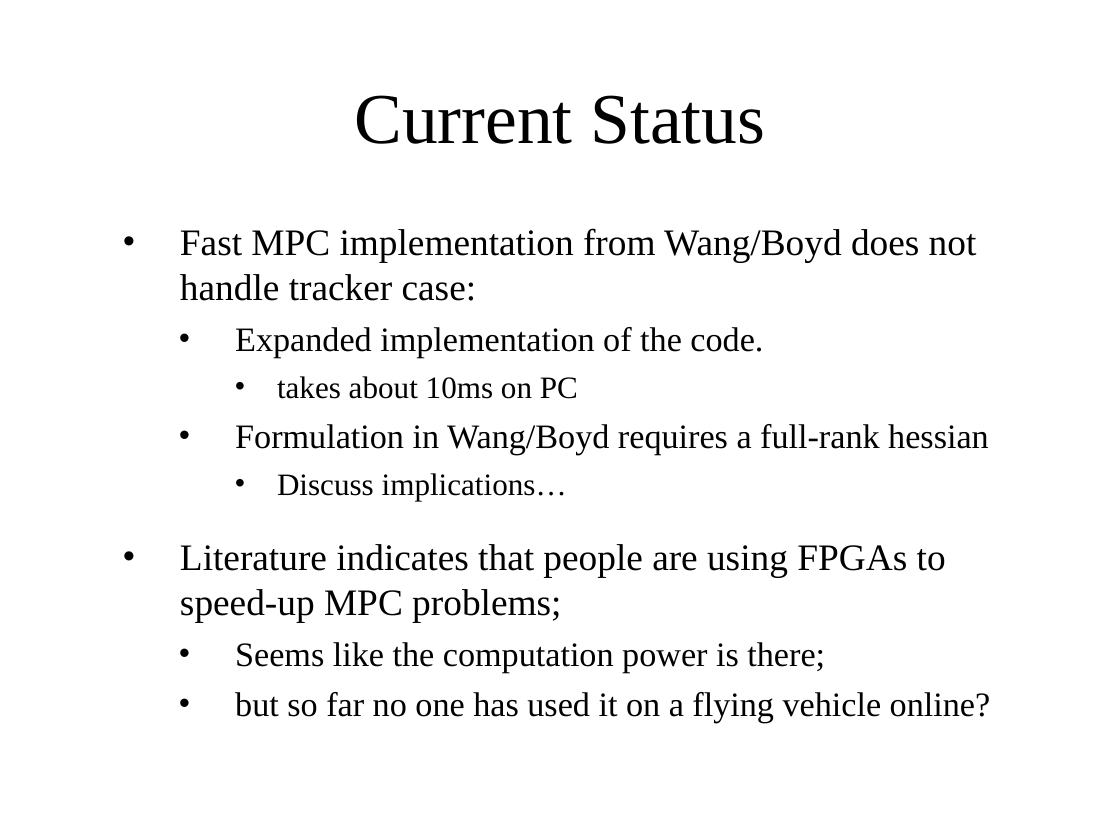
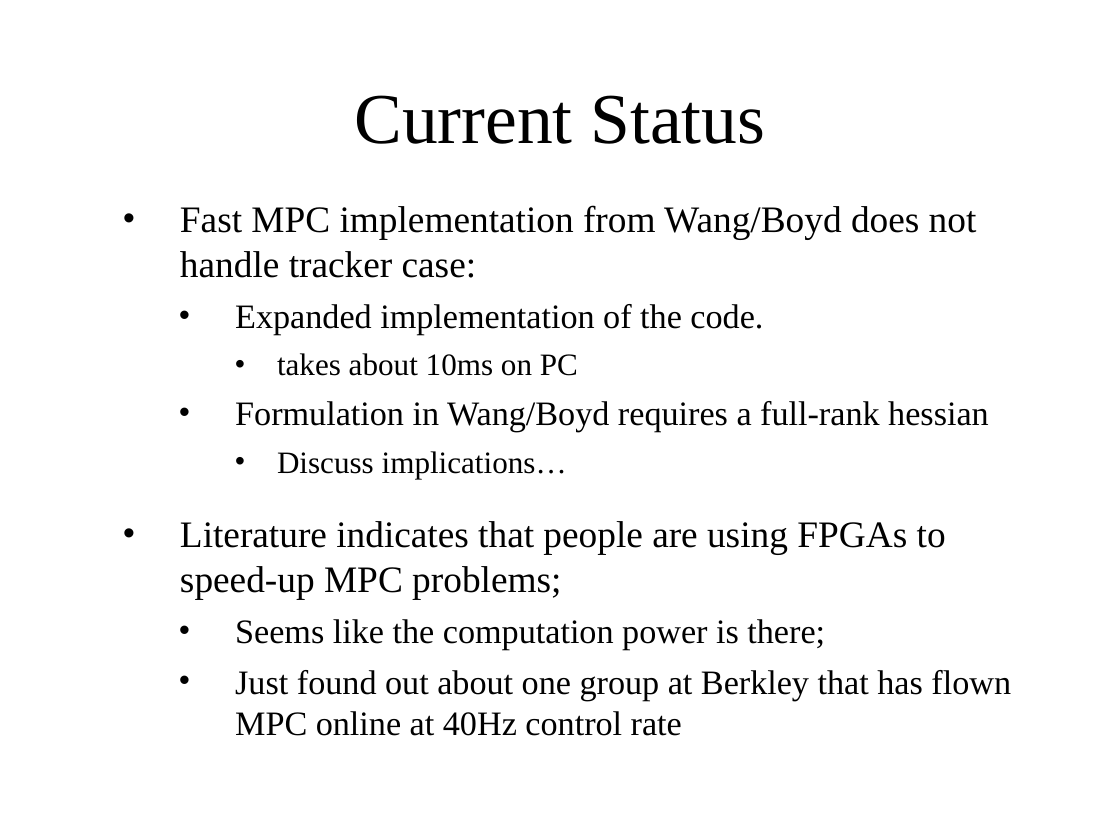
Before and after one commit to ZahraBoroujeni/zmpc, a slide deck: slide 29 of mpc.pptx. Drawn at 1120x840 pixels with LibreOffice and Linux fonts; fonts in the diff are those of the drawing; background and template pictures are left out. Boxes give left, top, right and bottom in pixels: in the first picture for what was removed or moved away, otherwise in the second. Text is boxed around its words. In the diff, an @@ line names an element or a change of style, - is before the commit and + after.

Commit message:
updated mpc presentation slides

```diff
--- a/mpc.pptx
+++ b/mpc.pptx
@@ text "Fast MPC implementation from Wang/Boyd ..." moved from (x1=180, y1=228, x2=991, y2=723) to (x1=180, y1=205, x2=1011, y2=736) @@
@@ text at (x1=235, y1=670, x2=1011, y2=736): text changed @@
-  • but so far no one has used it on a flying vehicle online?
+  • Just found out about one group at Berkley that has flown MPC online at 40Hz control rate
```
Also in this commit, not shown: 1 other file.
